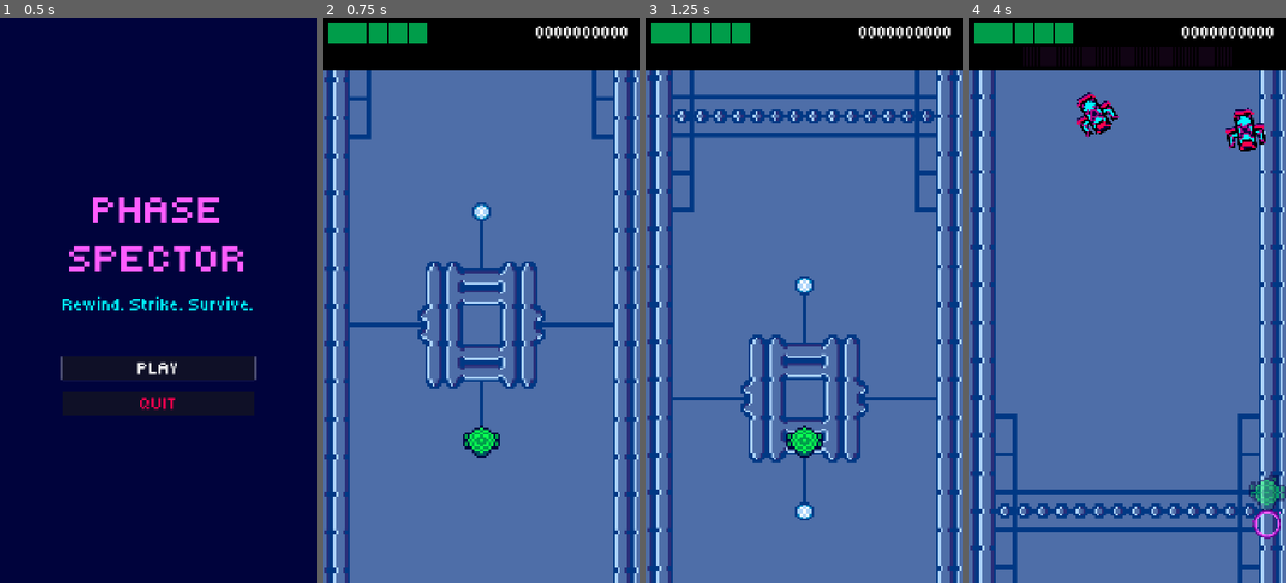
Above: before the commit, frames 1-4 (left to right).
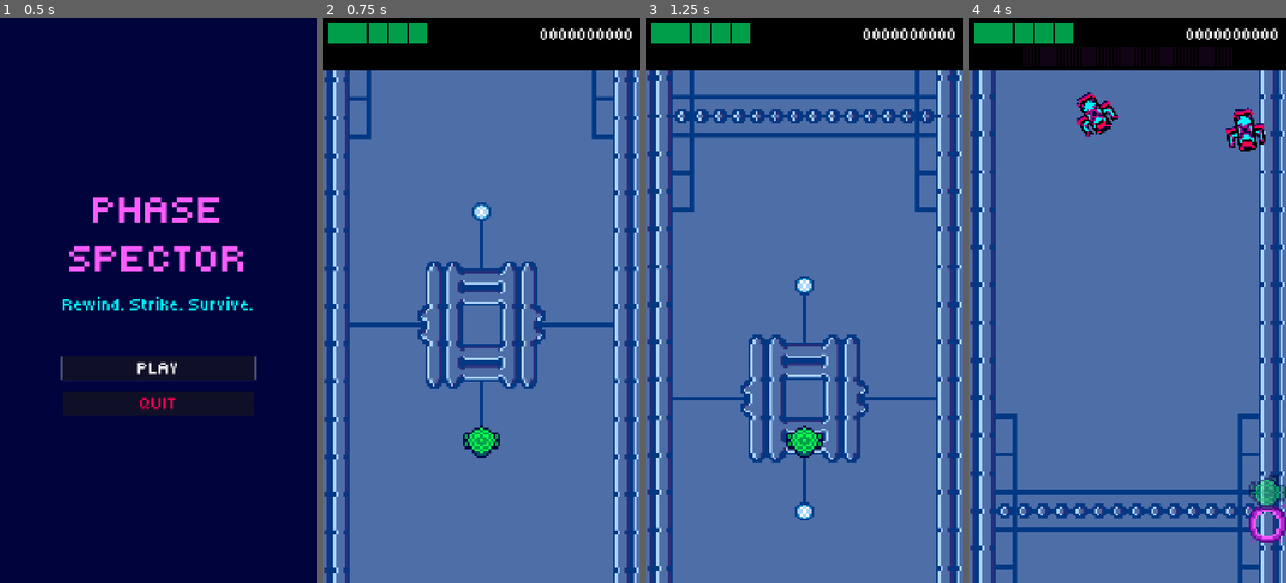
Above: after the commit, the same moments.

Repository: cormacoshaughnessey-maker/PanthersArcade
Game: Godot game, scene res://Scenes/title_screen.tscn
Two runs of this game, one before a commit and one after it. Both use one fixed random seed, a clock stepped at 60 frames per second and the inputs below.
Inputs:
- Up to frame 1 (0.5 s): no input
- Up to frame 2 (0.75 s): click "PLAY" at 0.5 s
- Up to frame 3 (1.25 s): no input
- Up to frame 4 (4 s): hold Right (right) 1.28-2.03 s; hold Space (rewind) 1.28-2.03 s; hold Down (down) 2.03-2.78 s; tap Space (rewind) at 2.1, 3.6 s; hold Right (right) 2.78-3.53 s; hold Space (rewind) 2.78-3.53 s; hold Up (up) from 3.53 s (still down)

Frame 1 is identical in both runs. In frame 2, 0.5% of the frame differs, in the area x 67-98%, y 1-4%; in frame 3, 0.5%; in frame 4, 1.0%, in the area x 67-100%, y 1-93%.

Commit message:
Fix Sprite Pixel Consistency
Fixed all new sprites to look more consistent with the other sprites

Diff:
--- a/panthers-arcade-game/Scenes/enemy_projectile.tscn
+++ b/panthers-arcade-game/Scenes/enemy_projectile.tscn
@@ -3,68 +3,68 @@
 [ext_resource type="Script" uid="uid://cst5ngktc8ki5" path="res://Scripts/enemy_projectile.gd" id="1_projectile"]
 [ext_resource type="Texture2D" uid="uid://dccn3jpm5dyk7" path="res://Assets/energyorb_spritesheet.png" id="2_sprite"]
 
-[sub_resource type="AtlasTexture" id="AtlasTexture_orb1"]
+[sub_resource type="AtlasTexture" id="AtlasTexture_ibebl"]
 atlas = ExtResource("2_sprite")
-region = Rect2(0, 0, 32, 32)
+region = Rect2(0, 0, 112, 112)
 
-[sub_resource type="AtlasTexture" id="AtlasTexture_orb2"]
+[sub_resource type="AtlasTexture" id="AtlasTexture_gjudp"]
 atlas = ExtResource("2_sprite")
-region = Rect2(32, 0, 32, 32)
+region = Rect2(112, 0, 112, 112)
 
-[sub_resource type="AtlasTexture" id="AtlasTexture_orb3"]
+[sub_resource type="AtlasTexture" id="AtlasTexture_skh11"]
 atlas = ExtResource("2_sprite")
-region = Rect2(64, 0, 32, 32)
+region = Rect2(224, 0, 112, 112)
 
-[sub_resource type="AtlasTexture" id="AtlasTexture_orb4"]
+[sub_resource type="AtlasTexture" id="AtlasTexture_6wtt3"]
 atlas = ExtResource("2_sprite")
-region = Rect2(96, 0, 32, 32)
+region = Rect2(336, 0, 112, 112)
 
-[sub_resource type="AtlasTexture" id="AtlasTexture_orb5"]
+[sub_resource type="AtlasTexture" id="AtlasTexture_lg26t"]
 atlas = ExtResource("2_sprite")
-region = Rect2(128, 0, 32, 32)
+region = Rect2(448, 0, 112, 112)
 
-[sub_resource type="AtlasTexture" id="AtlasTexture_orb6"]
+[sub_resource type="AtlasTexture" id="AtlasTexture_d4dlx"]
 atlas = ExtResource("2_sprite")
-region = Rect2(160, 0, 32, 32)
+region = Rect2(560, 0, 112, 112)
 
 [sub_resource type="SpriteFrames" id="SpriteFrames_orb"]
 animations = [{
 "frames": [{
 "duration": 1.0,
-"texture": SubResource("AtlasTexture_orb1")
+"texture": SubResource("AtlasTexture_ibebl")
 }, {
 "duration": 1.0,
-"texture": SubResource("AtlasTexture_orb2")
+"texture": SubResource("AtlasTexture_gjudp")
 }, {
 "duration": 1.0,
-"texture": SubResource("AtlasTexture_orb3")
+"texture": SubResource("AtlasTexture_skh11")
 }, {
 "duration": 1.0,
-"texture": SubResource("AtlasTexture_orb4")
+"texture": SubResource("AtlasTexture_6wtt3")
 }, {
 "duration": 1.0,
-"texture": SubResource("AtlasTexture_orb5")
+"texture": SubResource("AtlasTexture_lg26t")
 }, {
 "duration": 1.0,
-"texture": SubResource("AtlasTexture_orb6")
+"texture": SubResource("AtlasTexture_d4dlx")
 }],
 "loop": true,
 "name": &"default",
 "speed": 10.0
 }]
 
-[sub_resource type="RectangleShape2D" id="RectShape2D_projectile"]
-size = Vector2(24, 24)
+[sub_resource type="CircleShape2D" id="CircleShape2D_iut4j"]
+radius = 26.0
 
 [node name="EnemyProjectile" type="Area2D" unique_id=1675078706]
 collision_layer = 16
 collision_mask = 10
 script = ExtResource("1_projectile")
 
-[node name="AnimatedSprite2D" type="AnimatedSprite2D" parent="."]
+[node name="AnimatedSprite2D" type="AnimatedSprite2D" parent="." unique_id=756522870]
 sprite_frames = SubResource("SpriteFrames_orb")
-animation = &"default"
 autoplay = "default"
+frame_progress = 0.5249741
 
 [node name="CollisionShape2D" type="CollisionShape2D" parent="." unique_id=415012167]
-shape = SubResource("RectShape2D_projectile")
+shape = SubResource("CircleShape2D_iut4j")
--- a/panthers-arcade-game/Scenes/game.tscn
+++ b/panthers-arcade-game/Scenes/game.tscn
@@ -50,7 +50,6 @@
 position = Vector2(540, 1440)
 invincibility_duration = 1.0
 rewind_invincibility_duration = 0.5
-pause_on_rewind = true
 require_movement_to_rewind = true
 max_rewind_length_in_seconds = 1.0
 
--- a/panthers-arcade-game/Scenes/melee_enemy.tscn
+++ b/panthers-arcade-game/Scenes/melee_enemy.tscn
@@ -59,7 +59,7 @@
 collision_mask = 6
 script = ExtResource("1_melee")
 
-[node name="AnimatedSprite2D" type="AnimatedSprite2D" parent="."]
+[node name="AnimatedSprite2D" type="AnimatedSprite2D" parent="." unique_id=66197110]
 sprite_frames = SubResource("SpriteFrames_melee")
 animation = &"move"
 autoplay = "move"
--- a/panthers-arcade-game/Scenes/rewind_attack.tscn
+++ b/panthers-arcade-game/Scenes/rewind_attack.tscn
@@ -3,72 +3,79 @@
 [ext_resource type="Script" uid="uid://cadbcws2let3c" path="res://Scripts/rewind_attack.gd" id="1_s4sno"]
 [ext_resource type="Texture2D" uid="uid://dplosqqo82k3f" path="res://Assets/rewindbubble_spritesheet.png" id="2_rewind_sprite"]
 
-[sub_resource type="AtlasTexture" id="AtlasTexture_rw1"]
+[sub_resource type="CircleShape2D" id="CircleShape2D_2e2wj"]
+radius = 99.0202
+
+[sub_resource type="AtlasTexture" id="AtlasTexture_2108x"]
 atlas = ExtResource("2_rewind_sprite")
 region = Rect2(0, 0, 128, 128)
 
-[sub_resource type="AtlasTexture" id="AtlasTexture_rw2"]
+[sub_resource type="AtlasTexture" id="AtlasTexture_uttt3"]
 atlas = ExtResource("2_rewind_sprite")
 region = Rect2(128, 0, 128, 128)
 
-[sub_resource type="AtlasTexture" id="AtlasTexture_rw3"]
+[sub_resource type="AtlasTexture" id="AtlasTexture_sk1gm"]
 atlas = ExtResource("2_rewind_sprite")
 region = Rect2(256, 0, 128, 128)
 
-[sub_resource type="AtlasTexture" id="AtlasTexture_rw4"]
+[sub_resource type="AtlasTexture" id="AtlasTexture_ef6ip"]
 atlas = ExtResource("2_rewind_sprite")
 region = Rect2(384, 0, 128, 128)
 
-[sub_resource type="AtlasTexture" id="AtlasTexture_rw5"]
+[sub_resource type="AtlasTexture" id="AtlasTexture_euypr"]
 atlas = ExtResource("2_rewind_sprite")
 region = Rect2(512, 0, 128, 128)
 
-[sub_resource type="AtlasTexture" id="AtlasTexture_rw6"]
+[sub_resource type="AtlasTexture" id="AtlasTexture_5jfls"]
 atlas = ExtResource("2_rewind_sprite")
 region = Rect2(640, 0, 128, 128)
 
-[sub_resource type="AtlasTexture" id="AtlasTexture_rw7"]
+[sub_resource type="AtlasTexture" id="AtlasTexture_iybj3"]
 atlas = ExtResource("2_rewind_sprite")
 region = Rect2(768, 0, 128, 128)
 
-[sub_resource type="AtlasTexture" id="AtlasTexture_rw8"]
+[sub_resource type="AtlasTexture" id="AtlasTexture_pcie1"]
 atlas = ExtResource("2_rewind_sprite")
 region = Rect2(896, 0, 128, 128)
+
+[sub_resource type="AtlasTexture" id="AtlasTexture_wog32"]
+atlas = ExtResource("2_rewind_sprite")
+region = Rect2(1024, 0, 128, 128)
 
 [sub_resource type="SpriteFrames" id="SpriteFrames_rewind"]
 animations = [{
 "frames": [{
 "duration": 1.0,
-"texture": SubResource("AtlasTexture_rw1")
+"texture": SubResource("AtlasTexture_2108x")
 }, {
 "duration": 1.0,
-"texture": SubResource("AtlasTexture_rw2")
+"texture": SubResource("AtlasTexture_uttt3")
 }, {
 "duration": 1.0,
-"texture": SubResource("AtlasTexture_rw3")
+"texture": SubResource("AtlasTexture_sk1gm")
 }, {
 "duration": 1.0,
-"texture": SubResource("AtlasTexture_rw4")
+"texture": SubResource("AtlasTexture_ef6ip")
 }, {
 "duration": 1.0,
-"texture": SubResource("AtlasTexture_rw5")
+"texture": SubResource("AtlasTexture_euypr")
 }, {
 "duration": 1.0,
-"texture": SubResource("AtlasTexture_rw6")
+"texture": SubResource("AtlasTexture_5jfls")
 }, {
 "duration": 1.0,
-"texture": SubResource("AtlasTexture_rw7")
+"texture": SubResource("AtlasTexture_iybj3")
 }, {
 "duration": 1.0,
-"texture": SubResource("AtlasTexture_rw8")
+"texture": SubResource("AtlasTexture_pcie1")
+}, {
+"duration": 1.0,
+"texture": SubResource("AtlasTexture_wog32")
 }],
 "loop": false,
 "name": &"default",
 "speed": 16.0
 }]
-
-[sub_resource type="CircleShape2D" id="CircleShape2D_2e2wj"]
-radius = 72.06247
 
 [node name="RewindAttack" type="Area2D" unique_id=1341129594 groups=["player_attacks"]]
 collision_layer = 8
@@ -78,9 +85,11 @@
 [node name="CollisionShape2D" type="CollisionShape2D" parent="." unique_id=342079411]
 shape = SubResource("CircleShape2D_2e2wj")
 
-[node name="AnimatedSprite2D" type="AnimatedSprite2D" parent="."]
+[node name="AnimatedSprite2D" type="AnimatedSprite2D" parent="." unique_id=1505013446]
 sprite_frames = SubResource("SpriteFrames_rewind")
-animation = &"default"
 autoplay = "default"
+frame = 8
+frame_progress = 1.0
 
 [connection signal="area_entered" from="." to="." method="_on_area_entered"]
+[connection signal="animation_finished" from="AnimatedSprite2D" to="." method="_on_animated_sprite_2d_animation_finished"]
--- a/panthers-arcade-game/Scripts/enemy.gd
+++ b/panthers-arcade-game/Scripts/enemy.gd
@@ -56,11 +56,12 @@
 	if not paused:
 		move_and_attack(delta)
 		check_if_off_screen()
-		if anim_sprite and anim_sprite.sprite_frames.has_animation("move"):
-			anim_sprite.play("move")
-	else:
-		if anim_sprite and anim_sprite.sprite_frames.has_animation("idle"):
-			anim_sprite.play("idle")
+		#if anim_sprite and anim_sprite.sprite_frames.has_animation("move"):
+			#anim_sprite.play("move")
+	#else:
+		#if anim_sprite and anim_sprite.sprite_frames.has_animation("idle"):
+			#anim_sprite.play("idle")
+	pass
 
 
 func check_if_off_screen() -> void:
@@ -122,3 +123,7 @@
 func pause(pause:=true) -> void:
 	paused = pause
 	attack_timer.paused = pause
+	if pause:
+		anim_sprite.pause()
+	else:
+		anim_sprite.play()
--- a/panthers-arcade-game/Scripts/player.gd
+++ b/panthers-arcade-game/Scripts/player.gd
@@ -108,7 +108,7 @@
 
  # INFO: Function which spawns all the attacks from rewinding, then clears the attack_positions array
 func rewind_attacks() -> void:
-	for i in range(0, attack_positions.size(),15):
+	for i in range(0, attack_positions.size()):
 		if i % 15 == 0:
 			spawn_attack(attack_positions[i])
 		else:
--- a/panthers-arcade-game/Scripts/rewind_attack.gd
+++ b/panthers-arcade-game/Scripts/rewind_attack.gd
@@ -15,10 +15,9 @@
 func _enter_tree() -> void:
 	hitbox = $CollisionShape2D
 	hitbox.disabled = false
-	await get_tree().create_timer(0.3).timeout
-	hitbox.disabled = true
-	await get_tree().create_timer(0.2).timeout
-	self.queue_free()
+	#await get_tree().create_timer(0.3).timeout
+	#hitbox.disabled = true
+	#await get_tree().create_timer(0.2).timeout
 
 
 # INFO: When something enters the area, check if it's an enemy, and if so, damage it
@@ -29,3 +28,7 @@
 
 func hide_sprite(hide := true) -> void:
 	$AnimatedSprite2D.visible = not hide
+
+
+func _on_animated_sprite_2d_animation_finished() -> void:
+	self.queue_free()
--- a/panthers-arcade-game/score_ui.tscn
+++ b/panthers-arcade-game/score_ui.tscn
@@ -13,9 +13,9 @@
 
 [node name="Score" type="Label" parent="." unique_id=443020061]
 layout_mode = 0
-offset_left = 725.0
-offset_top = 12.0
-offset_right = 1045.0
-offset_bottom = 84.0
+offset_left = 740.0
+offset_top = 20.0
+offset_right = 1060.0
+offset_bottom = 92.0
 theme_override_font_sizes/font_size = 64
 text = "0000000000"
Binary file changed: panthers-arcade-game/Assets/energyorb_spritesheet.png
Binary file changed: panthers-arcade-game/Assets/rewindbubble_spritesheet.png
